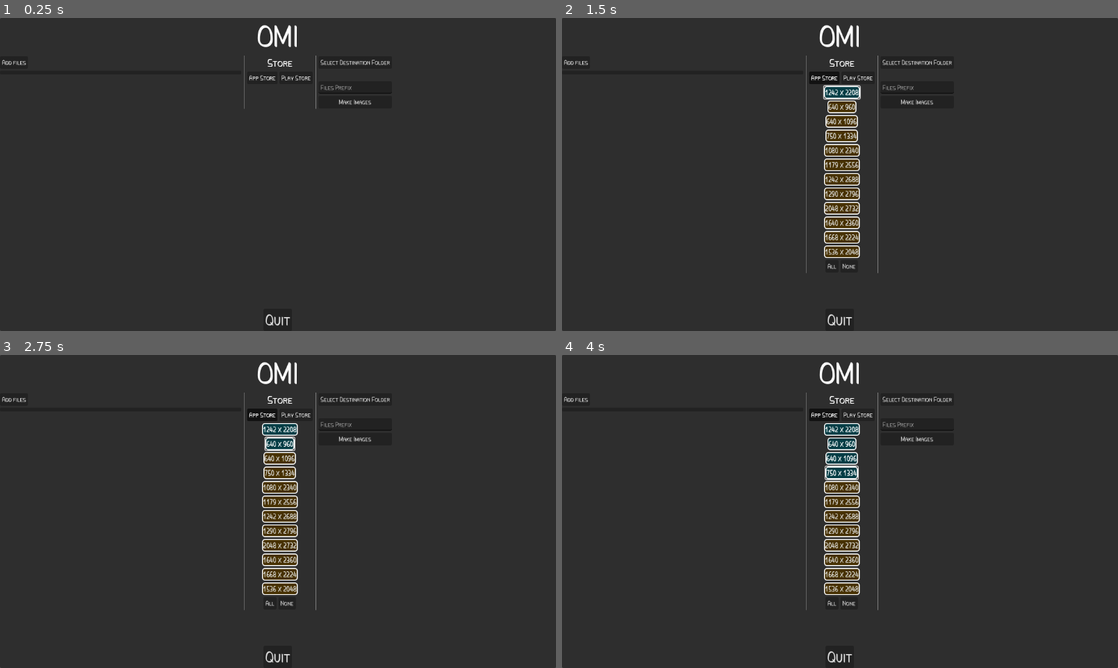
Above: before the commit, frames 1-4 (two rows, left to right).
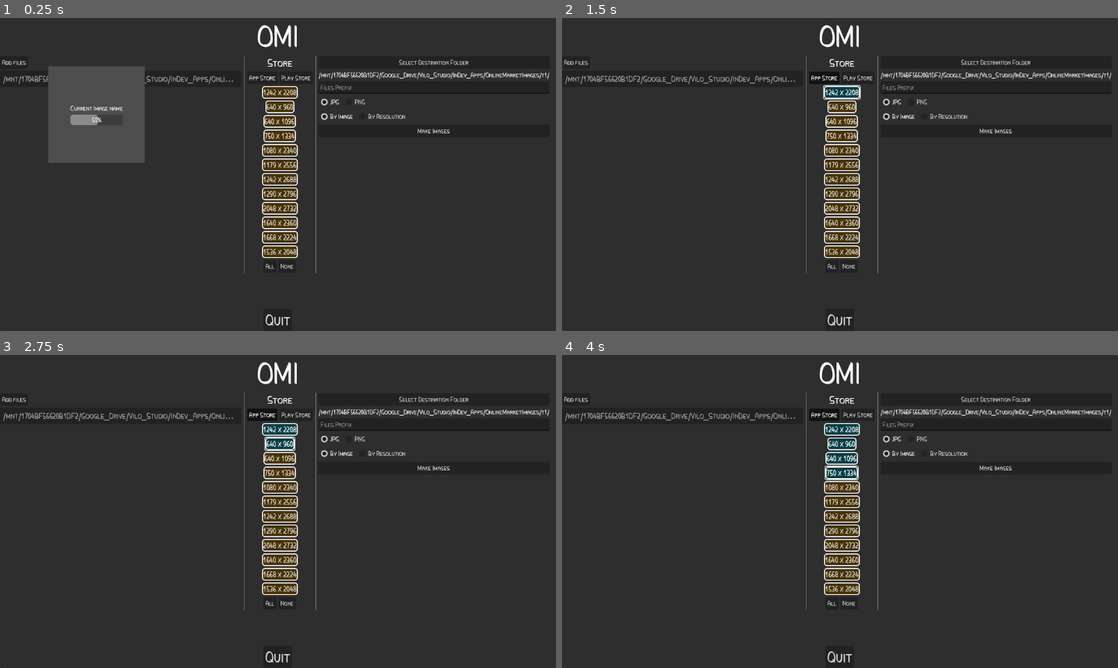
Above: after the commit, the same moments.

Repository: Zamme/OnlineMarketsImages
Game: Godot game, scene res://src/MainMenu.tscn
The game is run twice, just before and just after one commit, with the same random seed, the same clock (stepped at 60 frames per second) and the same inputs.
Inputs:
- Up to frame 1 (0.25 s): no input
- Up to frame 2 (1.5 s): click "App Store" at 0.5 s; click "1242 x 2208" at 1.25 s
- Up to frame 3 (2.75 s): click "640 x 960" at 2 s
- Up to frame 4 (4 s): click "640 x 1096" at 2.75 s; click "750 x 1334" at 3.5 s

The runs differ from the first frame. In frame 1, 9.5% of the frame differs, in the area x 0-99%, y 13-82%; in frame 2, 1.3%; in frame 3, 1.3%; in frame 4, 1.3%.

Commit message:
adding progress bar

Diff:
--- a/TODO.cfg
+++ b/TODO.cfg
@@ -1,10 +1,10 @@
 [TODO]
 
-item0="Prepared to make images"
+__none__="null"
 
 [Doing]
 
-item0="Fill make_images"
+item0="Estàs fent el progress. Val la pena?"
 
 [Done]
 
--- a/src/MainMenu.tscn
+++ b/src/MainMenu.tscn
@@ -1,15 +1,20 @@
-[gd_scene load_steps=7 format=3 uid="uid://brii76d4x381y"]
+[gd_scene load_steps=10 format=3 uid="uid://brii76d4x381y"]
 
 [ext_resource type="Script" path="res://src/scripts/MainMenu.gd" id="1_0wli3"]
 [ext_resource type="Theme" uid="uid://ctwdfkupbpb0h" path="res://src/themes/omi_theme.tres" id="2_4lklx"]
 [ext_resource type="FontFile" uid="uid://b8i0n0pvdi16k" path="res://assets/fonts/Sunregular.ttf" id="3_uk4w8"]
 [ext_resource type="Script" path="res://src/scripts/AddFilesDialog.gd" id="4_mwlbk"]
+[ext_resource type="Script" path="res://src/scripts/MakingImagePopup.gd" id="5_cl5u6"]
 
 [sub_resource type="LabelSettings" id="LabelSettings_7383h"]
 font = ExtResource("3_uk4w8")
 font_size = 71
 
 [sub_resource type="ButtonGroup" id="ButtonGroup_c1wii"]
+
+[sub_resource type="ButtonGroup" id="ButtonGroup_ub75q"]
+
+[sub_resource type="ButtonGroup" id="ButtonGroup_8yggt"]
 
 [node name="MainMenuControl" type="Control"]
 layout_mode = 3
@@ -129,6 +134,34 @@
 [node name="PrefixLineEdit" type="LineEdit" parent="PanelContainer/VBoxContainer/CentralHBoxContainer/TargetVBoxContainer"]
 layout_mode = 2
 placeholder_text = "Files Prefix"
+
+[node name="ExtensionHBoxContainer" type="HBoxContainer" parent="PanelContainer/VBoxContainer/CentralHBoxContainer/TargetVBoxContainer"]
+layout_mode = 2
+
+[node name="JPGCheckBox" type="CheckBox" parent="PanelContainer/VBoxContainer/CentralHBoxContainer/TargetVBoxContainer/ExtensionHBoxContainer"]
+layout_mode = 2
+button_pressed = true
+button_group = SubResource("ButtonGroup_ub75q")
+text = "JPG"
+
+[node name="PNGCheckBox" type="CheckBox" parent="PanelContainer/VBoxContainer/CentralHBoxContainer/TargetVBoxContainer/ExtensionHBoxContainer"]
+layout_mode = 2
+button_group = SubResource("ButtonGroup_ub75q")
+text = "PNG"
+
+[node name="SaveOrderingHBoxContainer" type="HBoxContainer" parent="PanelContainer/VBoxContainer/CentralHBoxContainer/TargetVBoxContainer"]
+layout_mode = 2
+
+[node name="ByImageCheckBox" type="CheckBox" parent="PanelContainer/VBoxContainer/CentralHBoxContainer/TargetVBoxContainer/SaveOrderingHBoxContainer"]
+layout_mode = 2
+button_pressed = true
+button_group = SubResource("ButtonGroup_8yggt")
+text = "By Image"
+
+[node name="ByResolutionCheckBox" type="CheckBox" parent="PanelContainer/VBoxContainer/CentralHBoxContainer/TargetVBoxContainer/SaveOrderingHBoxContainer"]
+layout_mode = 2
+button_group = SubResource("ButtonGroup_8yggt")
+text = "By Resolution"
 
 [node name="MakeImagesButton" type="Button" parent="PanelContainer/VBoxContainer/CentralHBoxContainer/TargetVBoxContainer"]
 layout_mode = 2
@@ -169,6 +202,35 @@
 
 [node name="IncorrectAcceptDialog" type="AcceptDialog" parent="."]
 
+[node name="MakingImagePopup" type="Popup" parent="."]
+title = "Making image ..."
+position = Vector2i(100, 100)
+size = Vector2i(200, 200)
+visible = true
+min_size = Vector2i(200, 200)
+script = ExtResource("5_cl5u6")
+
+[node name="VBoxContainer" type="VBoxContainer" parent="MakingImagePopup"]
+anchors_preset = 8
+anchor_left = 0.5
+anchor_top = 0.5
+anchor_right = 0.5
+anchor_bottom = 0.5
+offset_left = -54.5
+offset_top = -22.0
+offset_right = 54.5
+offset_bottom = 22.0
+grow_horizontal = 2
+grow_vertical = 2
+
+[node name="CurrentImageProcessedNameLabel" type="Label" parent="MakingImagePopup/VBoxContainer"]
+layout_mode = 2
+text = "Current Image name"
+
+[node name="TotalProcessProgressBar" type="ProgressBar" parent="MakingImagePopup/VBoxContainer"]
+layout_mode = 2
+value = 50.0
+
 [connection signal="button_up" from="PanelContainer/VBoxContainer/CentralHBoxContainer/InputVBoxContainer/AddFilesButton" to="." method="_on_add_files_button_button_up"]
 [connection signal="toggled" from="PanelContainer/VBoxContainer/CentralHBoxContainer/MarketsVBoxContainer/HBoxContainer/AppStoreMenuButton" to="." method="_on_app_store_menu_button_toggled"]
 [connection signal="toggled" from="PanelContainer/VBoxContainer/CentralHBoxContainer/MarketsVBoxContainer/HBoxContainer/PlayStoreMenuButton" to="." method="_on_play_store_menu_button_toggled"]
--- a/src/scripts/MainMenu.gd
+++ b/src/scripts/MainMenu.gd
@@ -14,6 +14,11 @@
 @onready var store_options_hbox : HBoxContainer = find_child("StoreOptionsHBoxContainer")
 @onready var incorrect_accept_dialog : AcceptDialog = find_child("IncorrectAcceptDialog")
 @onready var prefix_line_edit : LineEdit = find_child("PrefixLineEdit")
+@onready var jpg_check : CheckBox = find_child("JPGCheckBox")
+@onready var png_check : CheckBox = find_child("PNGCheckBox")
+@onready var by_image_check : CheckBox = find_child("ByImageCheckBox")
+@onready var by_resolution_check : CheckBox = find_child("ByResolutionCheckBox")
+@onready var making_image_popup : MakingImagePopup = find_child("MakingImagePopup")
 
 var markets : Array
 
@@ -29,6 +34,11 @@
 	get_markets()
 	update_files_item_list()
 	update_store_options_hbox()
+	test_01()
+
+func add_image_size_pressed_button(_but_index : int):
+	if current_store_images_type_selected.find(_but_index) < 0:
+		current_store_images_type_selected.append(_but_index)
 
 func clear_files_item_list():
 	files_item_list.clear()
@@ -63,15 +73,79 @@
 func is_store_correct():
 	return (current_store_id_selected > -1)
 
-func make_images():
+func make_image(_source_image : Image, _image_entity : ImageEntity):
+	var _image_created : Image = Image.new()
+	print("Making image ", _image_entity._ID, " ", _image_entity._SizeA, "x", _image_entity._SizeB)
+	_image_created.copy_from(_source_image)
+	_image_created.resize(_image_entity._SizeA, _image_entity._SizeB, Image.INTERPOLATE_BILINEAR)
+	return _image_created
+
+func make_images_by_image():
 	print("Making images...")
-
+	#print(current_store_images_type_selected)
+	making_image_popup.reset_values()
+	making_image_popup.popup_centered()
+	var PER_IMAGE_VALUE : float = 100/(current_files_selected.size() * current_store_images_type_selected.size())
+	var current_progress_value = 0
+	for current_source in current_files_selected:
+		var _current_source_name : String = current_source.get_file()
+		var _n_parts : Array = _current_source_name.split(".")
+		_current_source_name = _n_parts[0]
+		var _source_image : Image = Image.load_from_file(current_source)
+		var _new_dir_name : String = _current_source_name
+		for current_image_size_index in current_store_images_type_selected:
+			var _image_entity : ImageEntity = markets[current_store_id_selected]._Images[current_image_size_index]
+			var new_image = make_image(_source_image, _image_entity)
+			var _file_name : String = prefix_line_edit.text + str(_image_entity._SizeA) + "x" + str(_image_entity._SizeB)
+			making_image_popup.set_image_name(_current_source_name + "_" + _file_name)
+			if DirAccess.dir_exists_absolute(current_dest_path + _new_dir_name):
+				pass
+			else:
+				DirAccess.make_dir_absolute(current_dest_path + _new_dir_name)
+			var _dest_path : String = current_dest_path + _new_dir_name + "/" + _current_source_name + "_" + _file_name
+			if jpg_check.button_pressed:
+				_dest_path += ".jpg"
+				new_image.save_jpg(_dest_path)
+			else:
+				_dest_path += ".png"
+				new_image.save_png(_dest_path)
+			current_progress_value += PER_IMAGE_VALUE
+
+func make_images_by_resolution():
+	print("Making images...")
+	print(current_store_images_type_selected)
+	for current_source in current_files_selected:
+		var _current_source_name : String = current_source.get_file()
+		var _n_parts : Array = _current_source_name.split(".")
+		_current_source_name = _n_parts[0]
+		var _source_image : Image = Image.load_from_file(current_source)
+		for current_image_size_index in current_store_images_type_selected:
+			var _image_entity : ImageEntity = markets[current_store_id_selected]._Images[current_image_size_index]
+			var new_image = make_image(_source_image, _image_entity)
+			var _file_name : String = str(_image_entity._SizeA) + "x" + str(_image_entity._SizeB)
+			var _new_dir_name : String = _file_name
+			if DirAccess.dir_exists_absolute(current_dest_path + _new_dir_name):
+				pass
+			else:
+				DirAccess.make_dir_absolute(current_dest_path + _new_dir_name)
+			var _dest_path : String = current_dest_path + _new_dir_name + "/" + _current_source_name + "_" + _file_name
+			if jpg_check.button_pressed:
+				_dest_path += ".jpg"
+				new_image.save_jpg(_dest_path)
+			else:
+				_dest_path += ".png"
+				new_image.save_png(_dest_path)
 
 func open_add_files_interface():
 	add_files_dialog.popup_centered()
 
 func open_dest_file_dialog():
 	dest_files_dialog.popup_centered()
+
+func remove_image_size_pressed_button(_but_index : int):
+	var _found_pos : int = current_store_images_type_selected.find(_but_index)
+	if _found_pos > -1:
+		current_store_images_type_selected.remove_at(_found_pos)
 
 func set_files_selected(_paths):
 	current_files_selected = _paths
@@ -95,10 +169,12 @@
 	for lab in store_info_vbox.get_children():
 		store_info_vbox.remove_child(lab)
 		lab.queue_free()
+	current_store_images_type_selected.clear()
 	var current_market = markets[current_store_id_selected]
 	for _image in current_market._Images:
-		var new_line : Button = store_info_button_prefab.instantiate()
+		var new_line : StoreInfoButton = store_info_button_prefab.instantiate()
 		new_line.text = str(_image._SizeA) + " x " + str(_image._SizeB)
+		new_line.set_button_index(_image._ID)
 		store_info_vbox.add_child(new_line)
 	update_store_options_hbox()
 
@@ -133,20 +209,34 @@
 
 func _on_all_button_button_up():
 	for _info_button in store_info_vbox.get_children():
-		_info_button.button_pressed = true
+		_info_button.set_button_pressed(true)
 
 func _on_none_button_button_up():
 	for _info_button in store_info_vbox.get_children():
-		_info_button.button_pressed = false
+		_info_button.set_button_pressed(false)
 
 func _on_make_images_button_button_up():
 	if is_dest_correct():
 		if is_input_files_correct():
 			if is_store_correct():
-				make_images()
+				if by_image_check.button_pressed:
+					make_images_by_image()
+				else:
+					make_images_by_resolution()
 			else:
 				show_incorrect_dialog("No Store Images selected")
 		else:
 			show_incorrect_dialog("No Input files selected")
 	else:
 		show_incorrect_dialog("Dest folder not selected or not empty")
+
+### TESTING ###
+func test_01():
+	_on_dest_file_dialog_dir_selected("/mnt/1704BF56620B1DF2/Google_Drive/Vilo_Studio/InDev_Apps/OnlineMarketImages/t1/")
+	_on_app_store_menu_button_toggled(true)
+	set_files_selected(["/mnt/1704BF56620B1DF2/Google_Drive/Vilo_Studio/InDev_Apps/OnlineMarketImages/PS_Shots/IMG_0285.PNG"])
+	#current_dest_path = "/mnt/1704BF56620B1DF2/Google_Drive/Vilo_Studio/InDev_Apps/OnlineMarketImages/t1/"
+	#current_files_selected = ["/mnt/1704BF56620B1DF2/Google_Drive/Vilo_Studio/InDev_Apps/OnlineMarketImages/PS_Shots/IMG_0285.PNG"]
+	#current_store_id_selected = 0
+	#current_store_images_type_selected = [0,1]
+	#make_images()
--- /dev/null
+++ b/src/scripts/MakingImagePopup.gd
@@ -0,0 +1,19 @@
+class_name MakingImagePopup extends Popup
+
+
+@onready var current_image_name_label : Label = find_child("CurrentImageProcessedNameLabel")
+@onready var total_process_progressbar : ProgressBar = find_child("TotalProcessProgressBar")
+
+
+func _ready():
+	pass
+
+func reset_values():
+	current_image_name_label.text = ""
+	total_process_progressbar.value = 0
+
+func set_image_name(_im_name : String):
+	current_image_name_label.text = _im_name
+
+func set_process_value(_value : int):
+	total_process_progressbar.value = _value
--- /dev/null
+++ b/src/scripts/store_info_button.gd
@@ -0,0 +1,24 @@
+class_name StoreInfoButton extends Button
+
+
+var but_index : int = -1
+
+
+func _ready():
+	pass
+
+func set_button_index(_index : int):
+	but_index = _index
+
+func set_button_pressed(_pressed : bool):
+	button_pressed = _pressed
+	if _pressed:
+		GlobalLinks.main_menu_control.add_image_size_pressed_button(but_index)
+	else:
+		GlobalLinks.main_menu_control.remove_image_size_pressed_button(but_index)
+
+func _on_toggled(toggled_on):
+	if toggled_on:
+		GlobalLinks.main_menu_control.add_image_size_pressed_button(but_index)
+	else:
+		GlobalLinks.main_menu_control.remove_image_size_pressed_button(but_index)
--- a/src/store_info_button.tscn
+++ b/src/store_info_button.tscn
@@ -1,8 +1,9 @@
-[gd_scene load_steps=4 format=3 uid="uid://bnhc8qgkor7vf"]
+[gd_scene load_steps=5 format=3 uid="uid://bnhc8qgkor7vf"]
 
 [ext_resource type="Theme" uid="uid://ctwdfkupbpb0h" path="res://src/themes/omi_theme.tres" id="1_ckaq8"]
 [ext_resource type="StyleBox" uid="uid://cj41uyicv13o8" path="res://src/styles/store_info_button_normal_style.tres" id="2_wxgvo"]
 [ext_resource type="StyleBox" uid="uid://bjwibhqbwoyn4" path="res://src/styles/store_info_button_pressed_style.tres" id="3_hx04v"]
+[ext_resource type="Script" path="res://src/scripts/store_info_button.gd" id="4_uqf46"]
 
 [node name="StoreInfoButton" type="Button"]
 anchors_preset = 8
@@ -24,3 +25,6 @@
 theme_override_styles/pressed = ExtResource("3_hx04v")
 toggle_mode = true
 text = "1024x756"
+script = ExtResource("4_uqf46")
+
+[connection signal="toggled" from="." to="." method="_on_toggled"]
